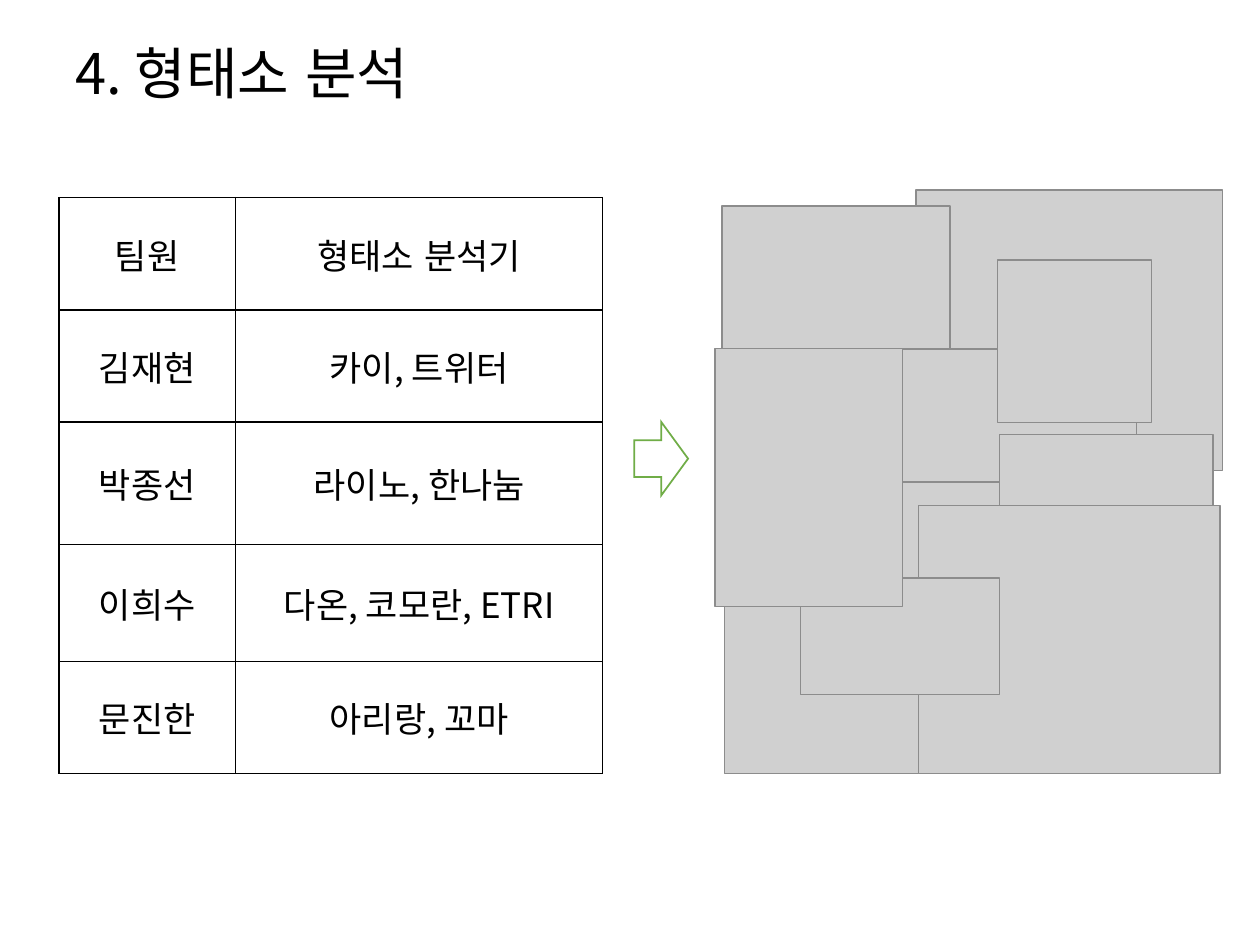
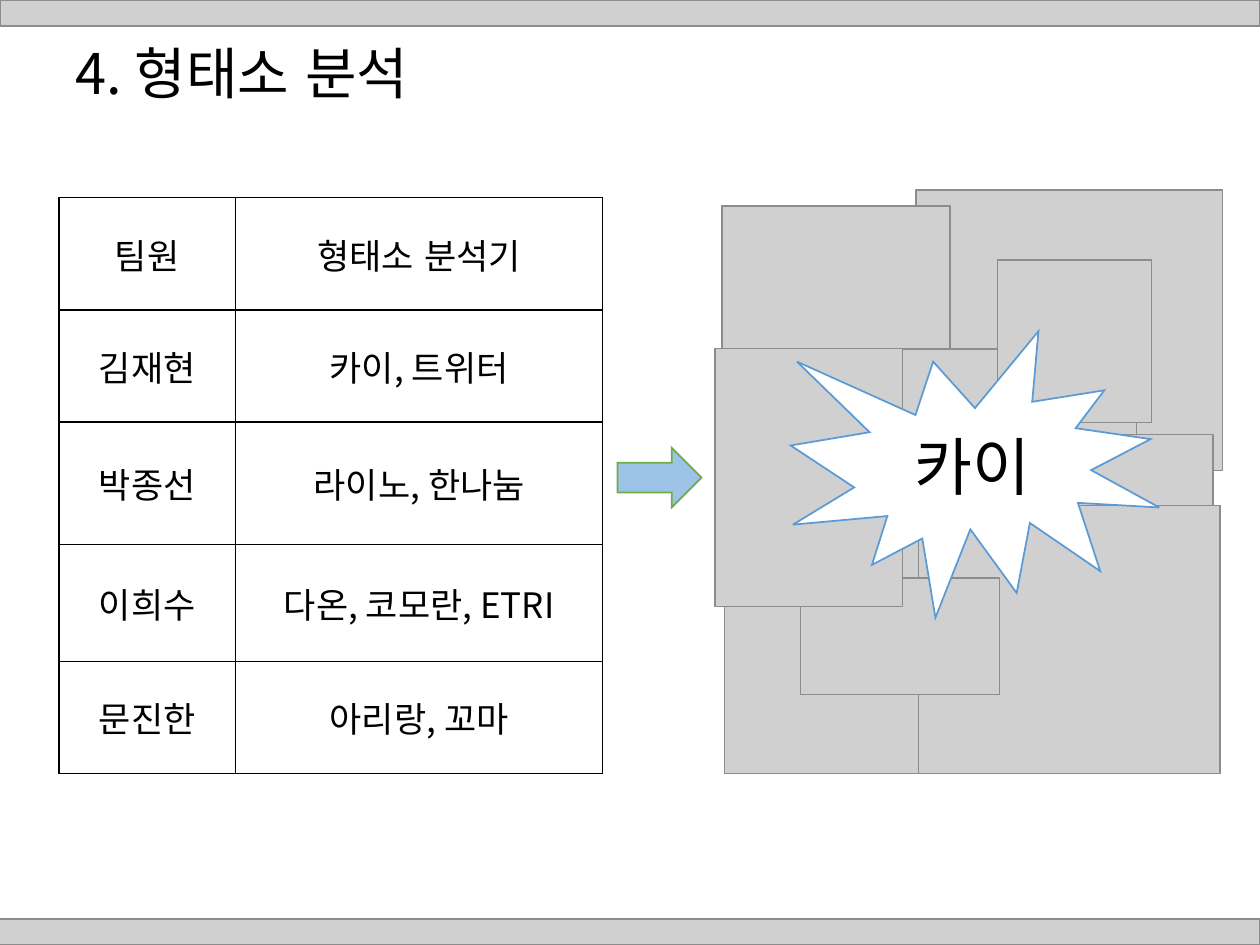
Before and after one commit to HaYongdae/issuewhatshow, a slide deck: slide 13 of doc/최종 PPT.pptx. Drawn at 1260x945 pixels with LibreOffice and Linux fonts; fonts in the diff are those of the drawing; grey boxes stand for pictures. Boxes give left, top, right and bottom in pixels: in the first picture for what was removed or moved away, otherwise in the second. Text is boxed around its words. In the diff, an @@ line names an element or a change of style, - is before the commit and + after.

```diff
--- a/doc/최종 PPT.pptx
+++ b/doc/최종 PPT.pptx
@@ picture added at <box>0,0,1260,26</box> @@
@@ irregular seal added at <box>791,331,1160,617</box>, fill #FFFFFF, outline #5B9BD5 1 pt, 36 pt, text #000000 @@
+카이
@@ right arrow: place and size @@
-right arrow at <box>634,422,688,496</box>
+right arrow at <box>617,447,702,507</box>
@@ right arrow at <box>617,447,702,507</box>: fill #FFFFFF to #9DC3E6 @@
@@ picture added at <box>0,919,1260,945</box> @@
```
Also in this commit, not shown: 25 other slides changed, 1 slide added, 4 slides removed.
